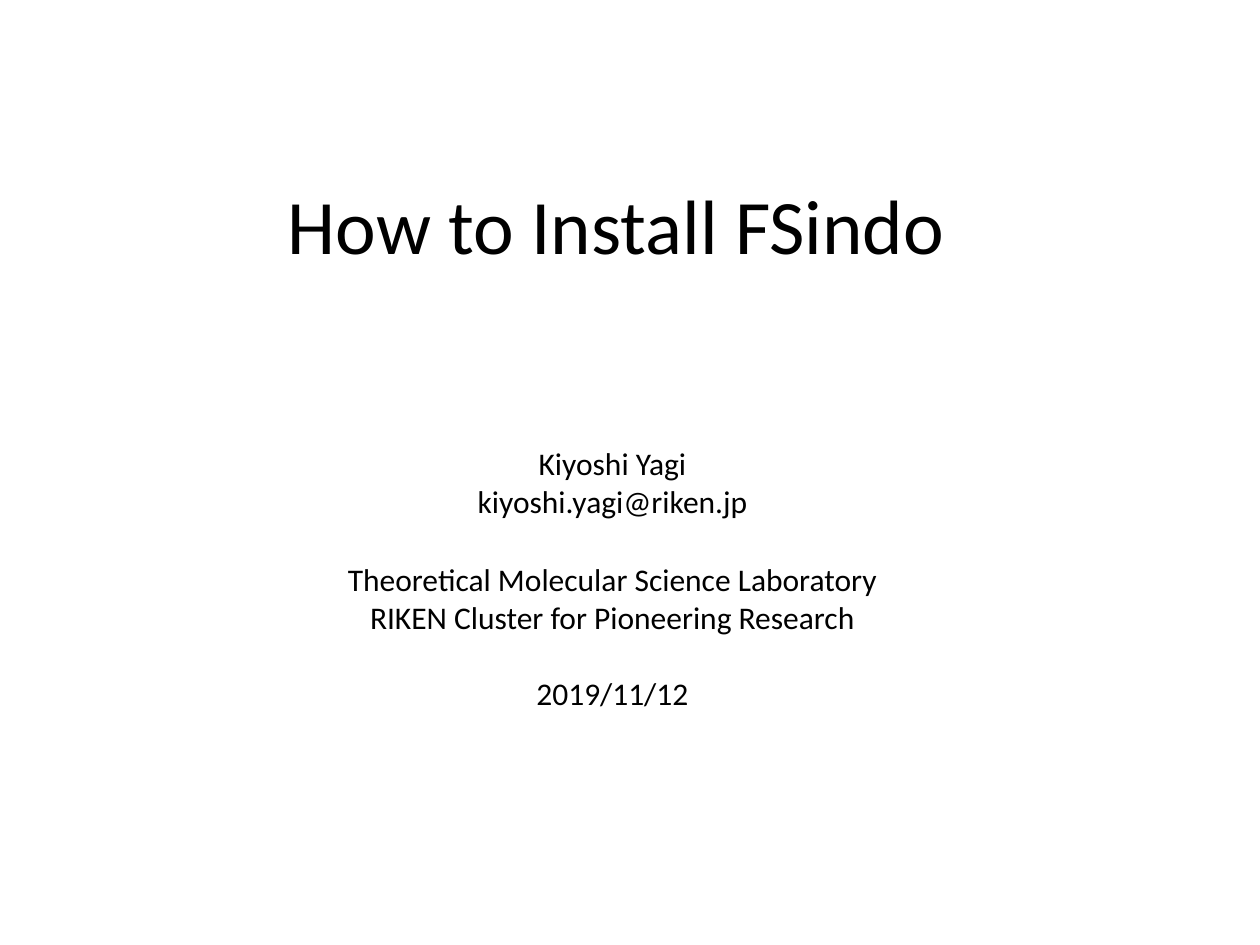
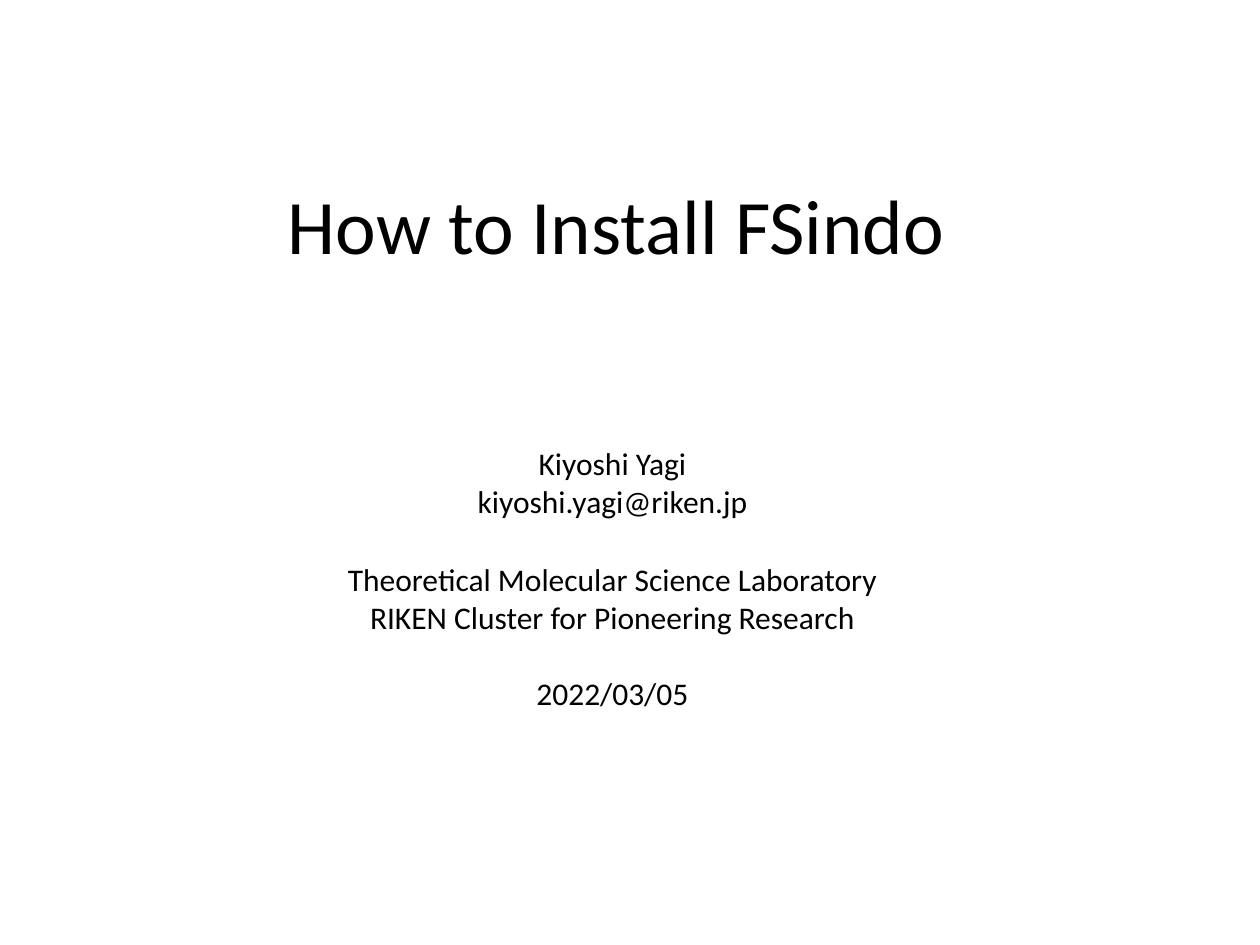
Before and after one commit to yagikiyoshi/sindo, a slide deck: slide 1 of doc/FSindo/install_FSindo.pptx. Drawn at 1260x945 pixels with LibreOffice and Linux fonts; fonts in the diff are those of the drawing. Boxes give left, top, right and bottom in pixels: in the first picture for what was removed or moved away, otherwise in the second. Text is boxed around its words. In the diff, an @@ line names an element or a change of style, - is before the commit and + after.

```diff
--- a/doc/FSindo/install_FSindo.pptx
+++ b/doc/FSindo/install_FSindo.pptx
@@ text at (x1=536, y1=683, x2=688, y2=707): text changed @@
-2019/11/12
+2022/03/05
```
Also in this commit, not shown: 2 other slides changed, 10 other files.
